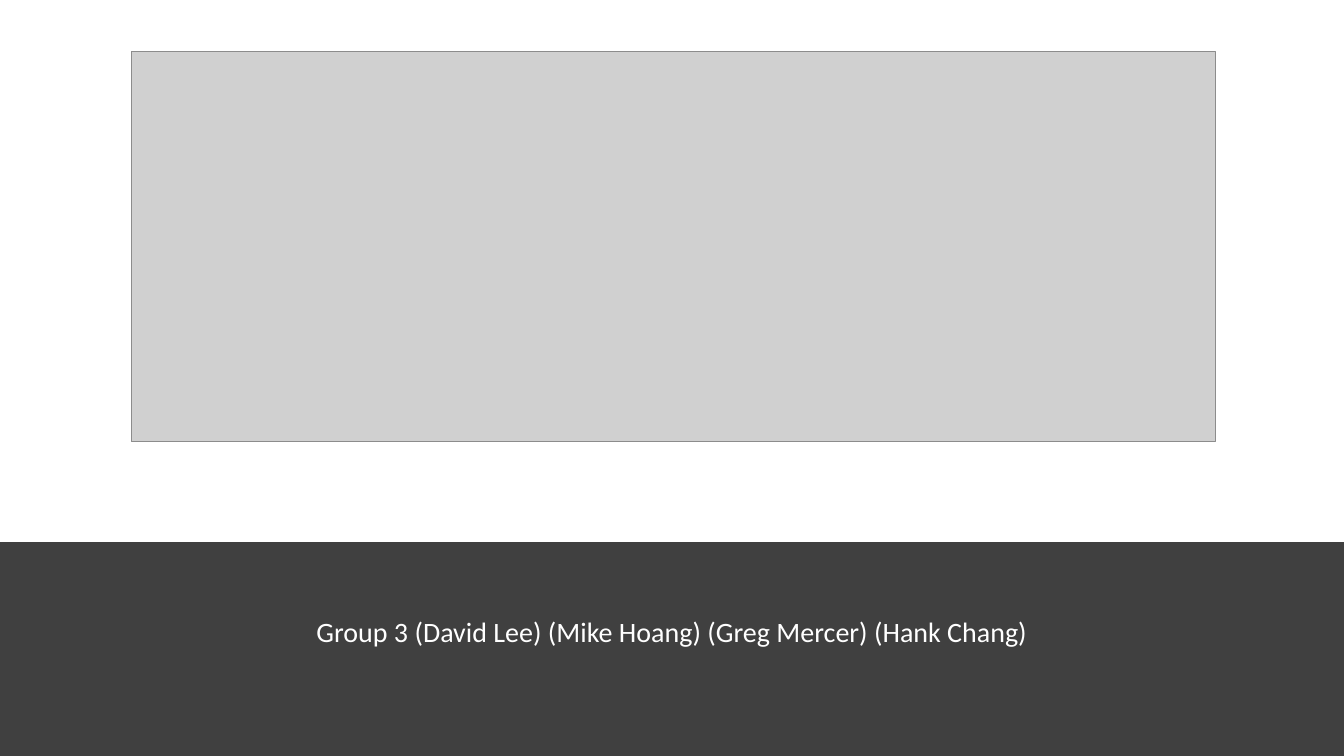
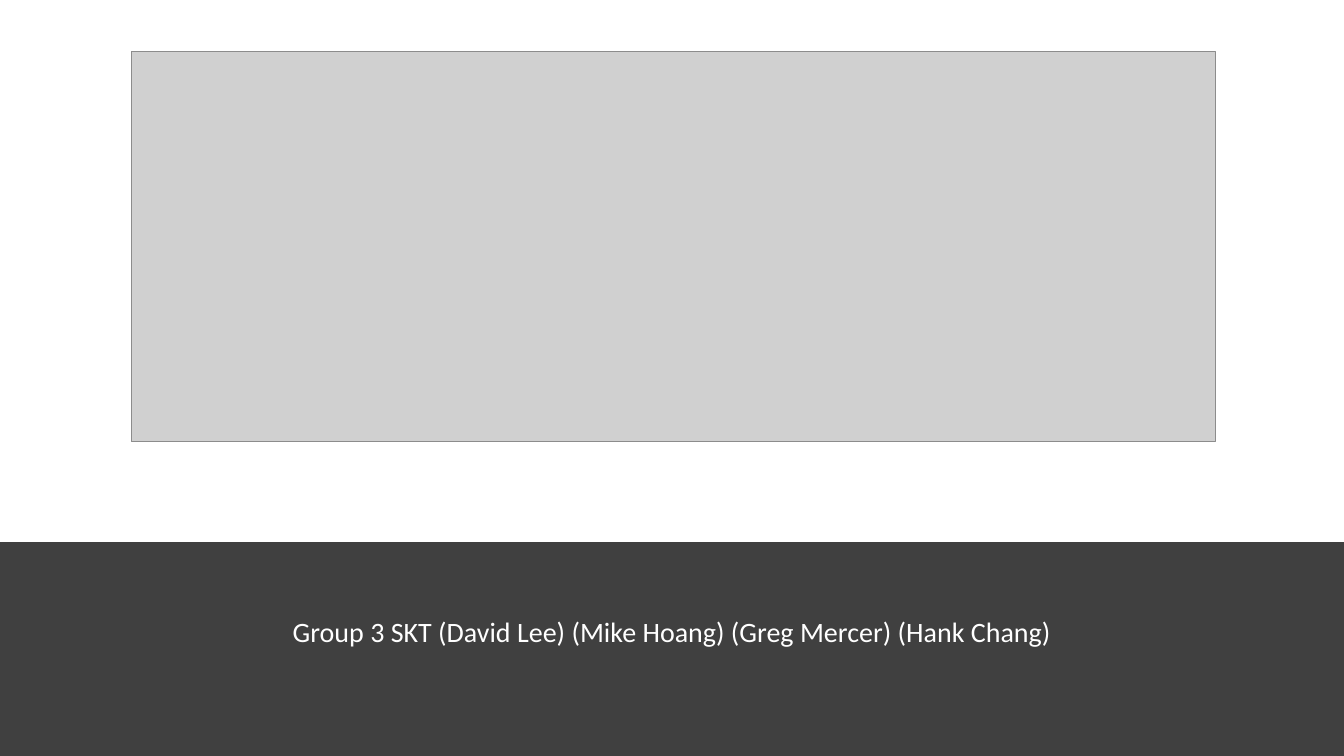
Before and after one commit to mikah13/test-skt, a slide deck: slide 1 of presentationPrep/OpenDataEditorPresentation.pptx. Drawn at 1344x756 pixels with LibreOffice and Linux fonts; fonts in the diff are those of the drawing; grey boxes stand for pictures. Boxes give left, top, right and bottom in pixels: in the first picture for what was removed or moved away, otherwise in the second. Text is boxed around its words. In the diff, an @@ line names an element or a change of style, - is before the commit and + after.

```diff
--- a/presentationPrep/OpenDataEditorPresentation.pptx
+++ b/presentationPrep/OpenDataEditorPresentation.pptx
@@ subtitle at [293, 621, 1050, 647]: text changed @@
-Group 3 (David Lee) (Mike Hoang) (Greg Mercer) (Hank Chang)
+Group 3 SKT (David Lee) (Mike Hoang) (Greg Mercer) (Hank Chang)
```
Also in this commit, not shown: 3 other slides changed, 6 slides added, 1 other file.
